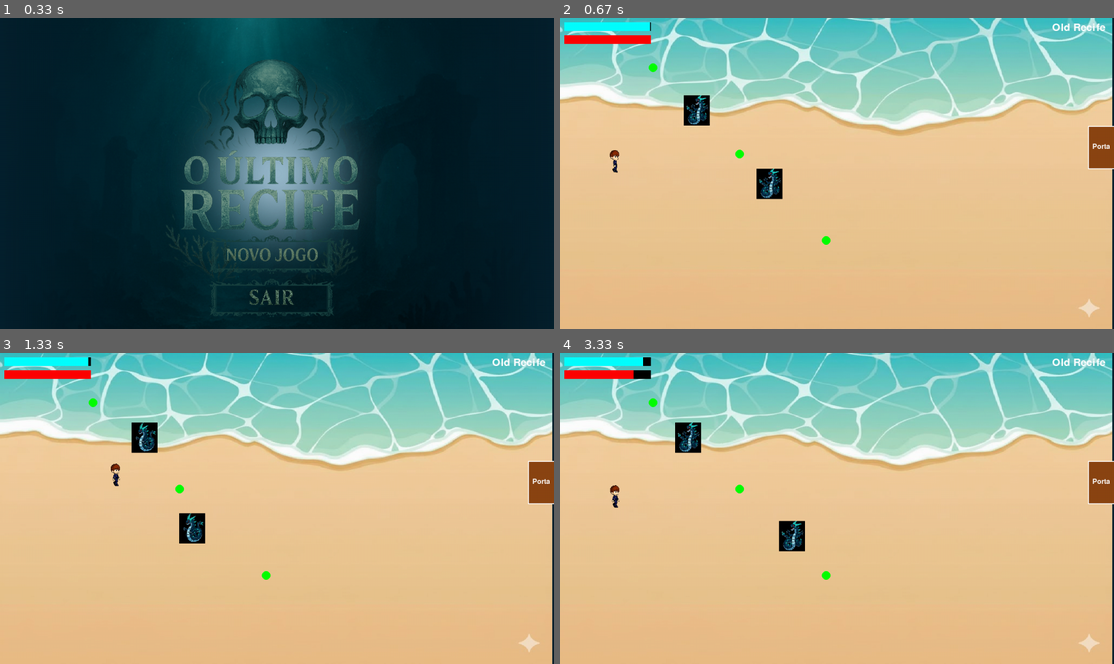
Above: before the commit, frames 1-4 (two rows, left to right).
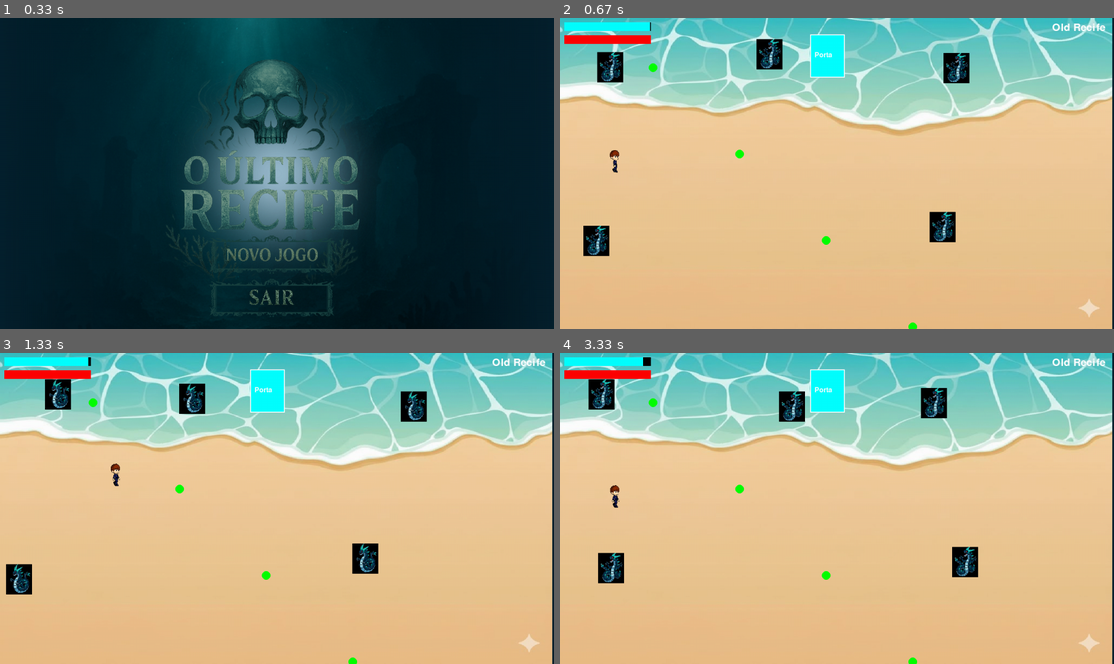
Above: after the commit, the same moments.

Repository: josecjunior7/The_Last_Recife
Game: pygame game, started from main.py
The game is run twice, just before and just after one commit, with the same random seed, the same clock (stepped at 60 frames per second) and the same inputs.
Inputs (mouse positions are in pixels of both pictures, inside the frame that each line leads up to):
- Up to frame 1 (0.33 s): no input
- Up to frame 2 (0.67 s): click (831, 251) at 0.38 s
- Up to frame 3 (1.33 s): hold Right 0.67-1.13 s; move the mouse to (254, 520) at 0.7 s; hold Up from 1.17 s (still down)
- Up to frame 4 (3.33 s): release Up at 1.47 s; hold Right 1.5-1.97 s; hold Left 2-2.53 s; hold Down 2.57-2.87 s; hold Left 2.9-3.3 s

Frame 1 is identical in both runs. In frame 2, 4.9% of the frame differs, in the area x 4-100%, y 5-100%; in frame 3, 4.9%; in frame 4, 5.0%, in the area x 5-100%, y 5-100%.

Commit message:
att
Co-Authored-By: José C. Júnior <203379644+josecjunior7@users.noreply.github.com>
Co-Authored-By: mariafreitas-hub <241164438+mariafreitas-hub@users.noreply.github.com>
Co-Authored-By: thalitafonsecas <241154213+thalitafonsecas@users.noreply.github.com>

Diff:
--- a/src/scenes/maps.py
+++ b/src/scenes/maps.py
@@ -12,28 +12,33 @@
                 "player_start": (100, 300),
                 "portas": [
                     {
-                        "rect": pygame.Rect(1220, 250, 80, 100),
+                        "rect": pygame.Rect(578, 38, 80, 100),
                         "destination": "mapa2",
-                        "color": MARROM,
-                        "ativa": True
-                    },
-                    {
-                        "rect": pygame.Rect(50, 150, 80, 100),
+                        "color": CIANO,
+                        "ativa": True
+                    },
+                    {
+                        "rect": pygame.Rect(100, 38, 80, 100),
                         "destination": "mapa3",
                         "color": CIANO,
                         "ativa": False
                     }
                 ],
                 "inimigos": [
-                    {"x": 300, "y": 200},
-                    {"x": 500, "y": 400}
+                    {"x": 100, "y": 100},
+                    {"x": 500, "y": 100},
+                    {"x": 900, "y": 100},
+                    {"x": 100, "y": 500},
+                    {"x": 900, "y": 500}
+
                 ],
                 "bolhas": [
                     pygame.Rect(200, 100, 30, 30),
                     pygame.Rect(400, 300, 30, 30),
-                    pygame.Rect(600, 500, 30, 30)
-                ],
-                "saida": pygame.Rect(350, 500, 100, 80)
+                    pygame.Rect(600, 500, 30, 30),
+                    pygame.Rect(800, 700, 30, 30)
+                ],
+                "saida": pygame.Rect(450, 100, 100, 80)
             },
             "mapa2": {
                 "name": "Caverna Submersa",
@@ -47,9 +52,9 @@
                         "ativa": False
                     },
                     {
-                        "rect": pygame.Rect(450, 600, 100, 50),
+                        "rect": pygame.Rect(578, 650, 100, 50),
                         "destination": "mapa3",
-                        "color": None,
+                        "color": VERDE,
                         "ativa": True
                     }
                 ],
@@ -60,9 +65,10 @@
                 ],
                 "bolhas": [
                     pygame.Rect(150, 400, 30, 30),
-                    pygame.Rect(300, 150, 30, 30)
-                ],
-                "saida": pygame.Rect(620, 520, 100, 80)
+                    pygame.Rect(300, 150, 30, 30),
+                    pygame.Rect(500, 350, 30, 30)
+                ],
+                "saida": pygame.Rect(300, 200, 120, 120)
             },
 
             "mapa3": {
@@ -71,13 +77,13 @@
                 "player_start": (400, 300),
                 "portas": [
                     {
-                        "rect": pygame.Rect(100, 500, 80, 100),
+                        "rect": pygame.Rect(578, 300, 80, 100),
                         "destination": "mapa4",
                         "color": None,
                         "ativa": True
                     },
                     {
-                        "rect": pygame.Rect(500, 100, 80, 100),
+                        "rect": pygame.Rect(50, 250, 80, 100),
                         "destination": "mapa2",
                         "color": None,
                         "ativa": False
@@ -103,9 +109,9 @@
                 "player_start": (800, 300),
                 "portas": [
                     {
-                        "rect": pygame.Rect(900, 600, 80, 100),
+                        "rect": pygame.Rect(960, 300, 80, 100),
                         "destination": "mapa5",
-                        "color": None,
+                        "color": VERDE,
                         "ativa": True
                     },
                     {
@@ -135,13 +141,13 @@
                 "player_start": (400, 300),
                 "portas": [
                     {
-                        "rect": pygame.Rect(100, 500, 80, 100),
+                        "rect": pygame.Rect(1030, 500, 80, 100),
                         "destination": "mapa6",
                         "color": None,
                         "ativa": True
                     },
                     {
-                        "rect": pygame.Rect(500, 100, 80, 100),
+                        "rect": pygame.Rect(800, 300, 80, 100),
                         "destination": "mapa4",
                         "color": None,
                         "ativa": False
@@ -173,7 +179,7 @@
                         "ativa": False
                     },
                     {
-                        "rect": pygame.Rect(500, 100, 80, 100),
+                        "rect": pygame.Rect(570, 600, 80, 100),
                         "destination": "mapa5",
                         "color": None,
                         "ativa": True
